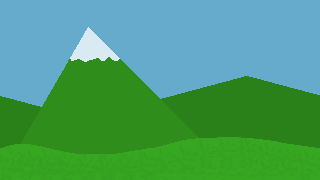
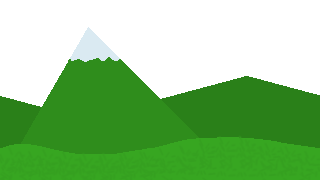
Layers edited between the first and the second 320x180 image:
hid "Background" over [0, 0, 320, 107]
